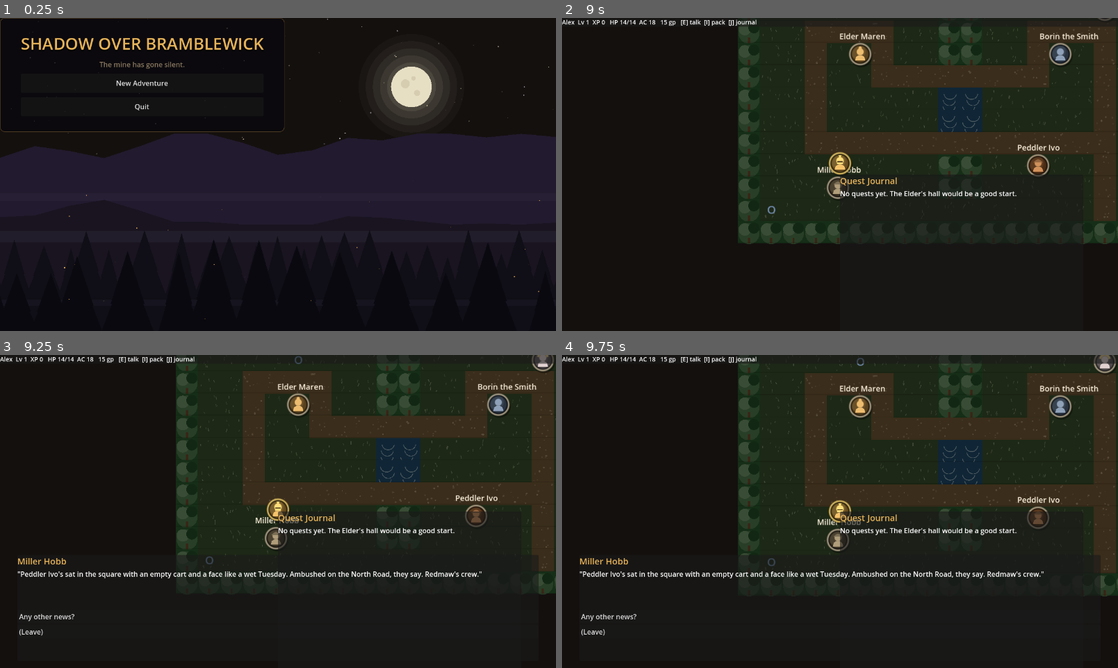
Above: before the commit, frames 1-4 (two rows, left to right).
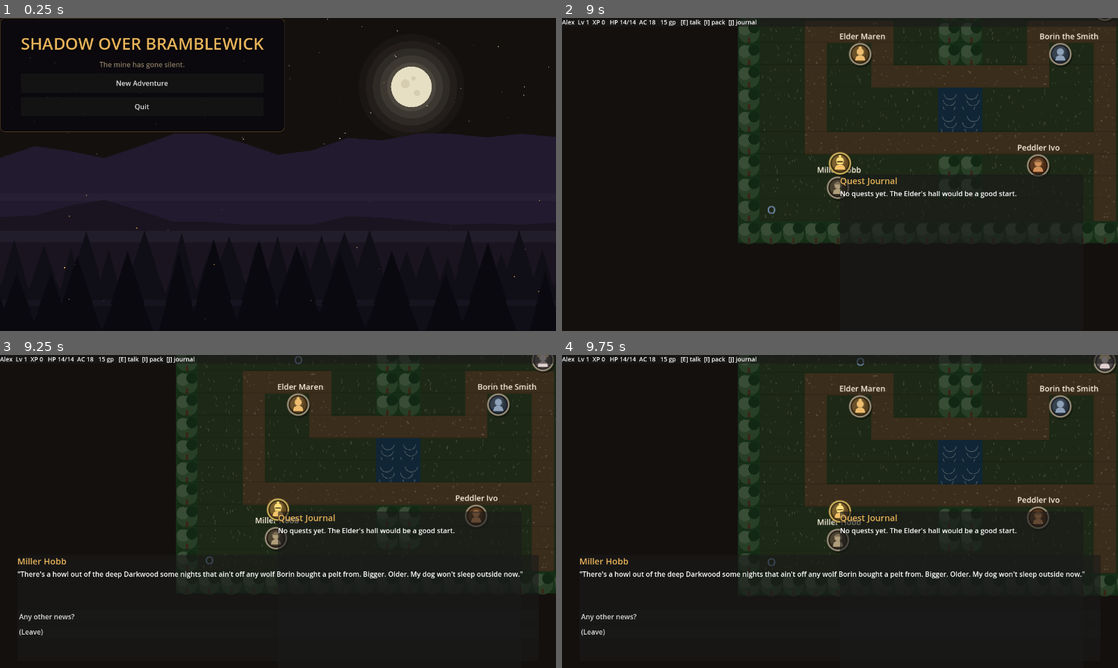
Above: after the commit, the same moments.

Repository: joshuaparris-max/bramblewick
Game: Godot game, scene res://scenes/main/main.tscn
Same seed, same stepped clock (60 frames per second), same inputs: the game is played once before the commit and once after it.
Inputs (mouse positions are in pixels of both pictures, inside the frame that each line leads up to):
- Up to frame 1 (0.25 s): no input
- Up to frame 2 (9 s): click "New Adventure" at 0.5 s; click (717, 43) at 1.27 s; type "Alex" at 1.35 s; click "Begin" at 2 s; tap Enter at 2.75 s; move the mouse to (962, 158) at 2.77 s; hold D (move_right) 2.78-3.5 s; hold E (interact) 2.78-3.5 s; click (962, 158) at 2.92 s; tap Space at 3.02, 5.75, 6.02 s; drag from (728, 190) to (1079, 287) at 3.52 s; move the mouse to (895, 105) at 4.27 s; hold D (move_right) 4.28-5 s; hold J (open_journal) 4.28-5 s; tap E (interact) at 4.55 s; drag from (812, 237) to (773, 86) at 5.02 s; move the mouse to (1006, 221) at 5.77 s; hold A (move_left) 5.78-6.5 s; hold E (interact) 5.78-6.5 s; tap Escape (ui_cancel) at 6.4 s; drag from (673, 127) to (756, 287) at 6.52 s; move the mouse to (867, 174) at 7.27 s; hold S (move_down) 7.28-8 s; hold E (interact) 7.28-8 s; click (867, 174) at 7.42 s; drag from (756, 96) to (1040, 168) at 8.02 s; move the mouse to (962, 158) at 8.77 s; hold W (move_up) from 8.78 s (still down); hold J (open_journal) from 8.78 s (still down)
- Up to frame 3 (9.25 s): keep holding W (move_up); keep holding J (open_journal); tap Space at 9.02 s; tap E (interact) at 9.05 s
- Up to frame 4 (9.75 s): release W (move_up) at 9.5 s; release J (open_journal) at 9.5 s; drag from (728, 527) to (1106, 361) at 9.52 s

Frames 1-2 are identical in both runs. In frame 3, 1.0% of the frame differs, in the area x 3-94%, y 69-72%; in frame 4, 1.0%.

Commit message:
Document roadmap and improve dialogue input

Diff:
--- a/scripts/dialogue/dialogue_ui.gd
+++ b/scripts/dialogue/dialogue_ui.gd
@@ -31,6 +31,18 @@
 	_build_ui()
 	visible = false
 	EventBus.dialogue_requested.connect(start)
+
+func _unhandled_input(event: InputEvent) -> void:
+	if not visible:
+		return
+	if event.is_action_pressed("ui_cancel"):
+		_close()
+		get_viewport().set_input_as_handled()
+	elif event.is_action_pressed("interact"):
+		var focused := get_viewport().gui_get_focus_owner()
+		if focused is Button and focused.get_parent() == _choices_box:
+			focused.emit_signal("pressed")
+		get_viewport().set_input_as_handled()
 
 func start(dialogue_id: String, npc_id: String) -> void:
 	_tree_def = Db.get_dialogue(dialogue_id)
@@ -69,6 +81,8 @@
 		btn.alignment = HORIZONTAL_ALIGNMENT_LEFT
 		btn.pressed.connect(_on_choice.bind(c))
 		_choices_box.add_child(btn)
+		if _choices_box.get_child_count() == 1:
+			btn.grab_focus()
 
 func _on_choice(c: Dictionary) -> void:
 	for ev in c.get("events", []):
--- a/tests/test_playthrough.gd
+++ b/tests/test_playthrough.gd
@@ -89,26 +89,28 @@
 	var diag = scene.get_node_or_null("DialogueUI")
 	require(diag != null and diag.visible, 8, "NPC interacted via input, UI opened")
 
+	var initial_dialogue_text: String = diag._text_lbl.text
 	await push_action("interact", 0.1)
 	await wait_seconds(0.2)
+	require(diag.visible and diag._text_lbl.text != initial_dialogue_text, 9, "Interact advances the focused dialogue choice")
 	diag._close()
 	await wait_seconds(0.2)
-	require(not diag.visible, 9, "Dialogue closed")
+	require(not diag.visible, 10, "Dialogue closed")
 
-	# 10. Quest
+	# 11. Quest
 	QuestManager.start_quest("q_silent_mine")
-	require(QuestManager.state_of("q_silent_mine") == "active", 10, "QUEST-STATE INTEGRATION TESTS - Quest accepted")
+	require(QuestManager.state_of("q_silent_mine") == "active", 11, "QUEST-STATE INTEGRATION TESTS - Quest accepted")
 
-	# 11. Quest objective
+	# 12. Quest objective
 	EventBus.monster_killed.emit("spider_matron")
-	require(QuestManager.state_of("q_silent_mine") == "ready", 11, "QUEST-STATE INTEGRATION TESTS - Quest objective progressed to ready")
+	require(QuestManager.state_of("q_silent_mine") == "ready", 12, "QUEST-STATE INTEGRATION TESTS - Quest objective progressed to ready")
 
-	# 12. Combat
+	# 13. Combat
 	GameState.pending_encounter = {"monster_id": "wolf", "spawn_key": ""}
 	SceneRouter.goto("combat")
 	await wait_seconds(1.0)
 	scene = get_tree().current_scene
-	require(scene.name == "Combat", 12, "Combat entered")
+	require(scene.name == "Combat", 13, "Combat entered")
 
 	var initial_enemy_hp = scene.m_hp
 	var initial_player_hp = GameState.player.hp
@@ -118,11 +120,11 @@
 			scene._attack()
 		await wait_seconds(1.0)
 		hit_safety -= 1
-	require(scene.m_hp < initial_enemy_hp, 13, "COMBAT-LOGIC INTEGRATION TESTS - Enemy HP reduced")
+	require(scene.m_hp < initial_enemy_hp, 14, "COMBAT-LOGIC INTEGRATION TESTS - Enemy HP reduced")
 
 	await wait_seconds(2.0)
 	if is_instance_valid(scene):
-		require(scene._round > 1 or scene.m_hp == 0, 14, "Enemy turn/Damage states function")
+		require(scene._round > 1 or scene.m_hp == 0, 15, "Enemy turn/Damage states function")
 
 	# keep attacking until dead
 	var safety = 20
@@ -133,29 +135,29 @@
 		await wait_seconds(0.5)
 
 	if is_instance_valid(scene):
-		require(scene.m_hp <= 0, 15, "Enemy HP reaches zero through combat processing")
+		require(scene.m_hp <= 0, 16, "Enemy HP reaches zero through combat processing")
 	await wait_seconds(2.5)
 	scene = get_tree().current_scene
-	require(scene.name == "Exploration", 15, "Combat victory returns to intended scene")
+	require(scene.name == "Exploration", 16, "Combat victory returns to intended scene")
 
 	QuestManager.turn_in("q_silent_mine")
-	require(QuestManager.state_of("q_silent_mine") == "done", 16, "Quest completed successfully")
-	require(Inventory.gold >= 50, 17, "Vertical slice completion reward is granted (50 gold)")
+	require(QuestManager.state_of("q_silent_mine") == "done", 17, "Quest completed successfully")
+	require(Inventory.gold >= 50, 18, "Vertical slice completion reward is granted (50 gold)")
 
 	GameState.player.name = "SaveTest"
 	GameState.current_map = "village"
 	SaveManager.save_game()
-	require(FileAccess.file_exists("user://save.json"), 18, "Saving works")
+	require(FileAccess.file_exists("user://save.json"), 19, "Saving works")
 
 	GameState.player.name = "Empty"
 	GameState.current_map = "none"
 	SaveManager.load_game()
-	require(GameState.player.name == "SaveTest" and GameState.current_map == "village", 21, "Loading restores saved state")
+	require(GameState.player.name == "SaveTest" and GameState.current_map == "village", 22, "Loading restores saved state")
 
 	SceneRouter.goto("title")
 	await wait_seconds(0.5)
 	scene = get_tree().current_scene
-	require(scene.name == "TitleScreen", 22, "Restart behaviour works")
+	require(scene.name == "TitleScreen", 23, "Restart behaviour works")
 
 	print("ALL PLAYTHROUGH STAGES PASSED.")
 	get_tree().quit(0)
Not shown, added: DEVELOPMENT_ROADMAP.md
Not shown, changed: README.md
